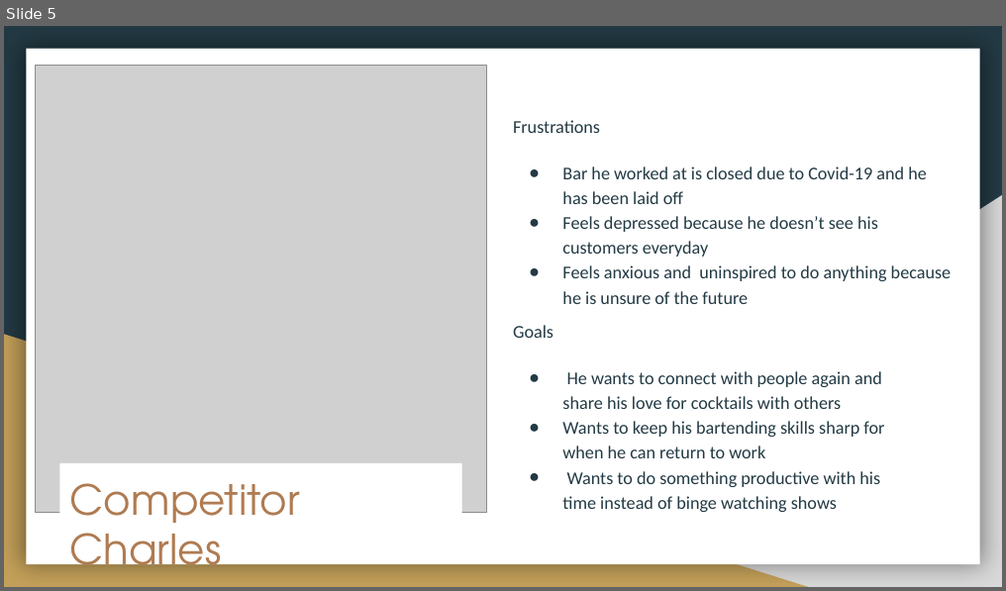
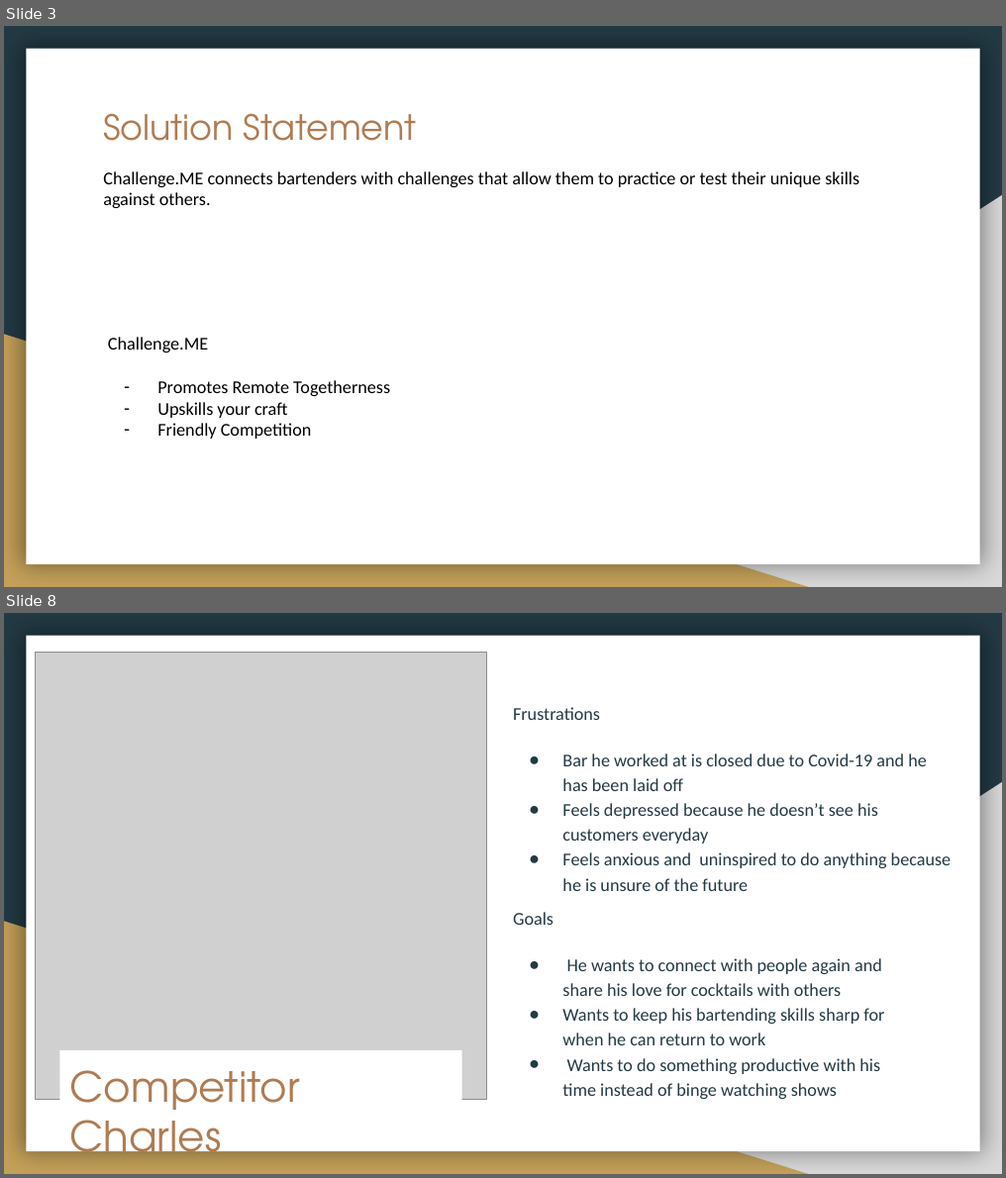
Before and after one commit to CristinaSahoo/Motivation-Through-Friendly-Competition, a slide deck: presentation/Motivation-Friendly-Competition.pptx. Shown one above the other, each under a label of ours: slide 5 before the commit, slides 3 and 8 after it; the slides between them are not shown. The pictures are 1006x591 and 1006x1178 pixels, drawn with LibreOffice and Linux fonts; fonts in the diff are those of the drawing; grey boxes stand for pictures. Boxes give left, top, right and bottom in pixels: in the first picture for what was removed or moved away, otherwise in the second. Text is boxed around its words. In the diff, an @@ line names an element or a change of style, - is before the commit and + after.

```diff
--- a/presentation/Motivation-Friendly-Competition.pptx
+++ b/presentation/Motivation-Friendly-Competition.pptx
@@ slide 3 added at box(4, 26, 1002, 587), background #233A44; not listed: 3 template elements that a slide beside it also shows @@
@@ title added at box(103, 113, 417, 141), 25 pt, text #AF7B51 @@
+Solution Statement
@@ text added at box(103, 172, 859, 208), 13 pt, text #000000 @@
+Challenge.ME connects bartenders with challenges that allow them to practice or test their unique skills against others.
@@ text added at box(108, 337, 390, 439), 13 pt, text #000000 @@
+Challenge.ME
+– Promotes Remote Togetherness
+– Upskills your craft
+– Friendly Competition
@@ what was slide 5 is now slide 8 @@
```
Also in this commit, not shown: 4 slides changed, 3 other slides added, 1 slide removed, 2 other files.
